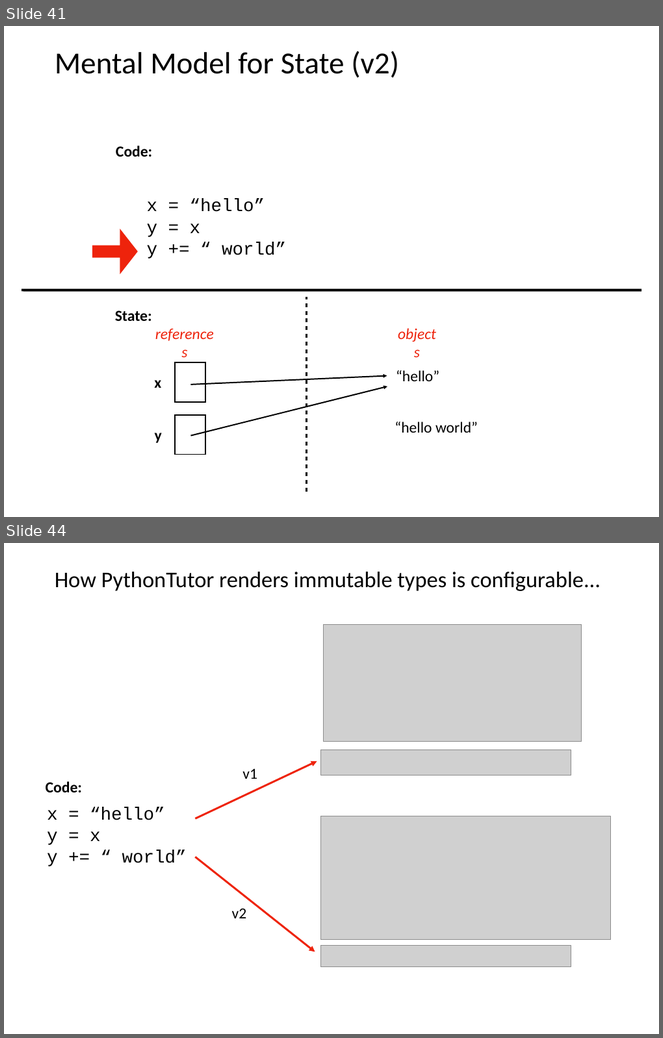
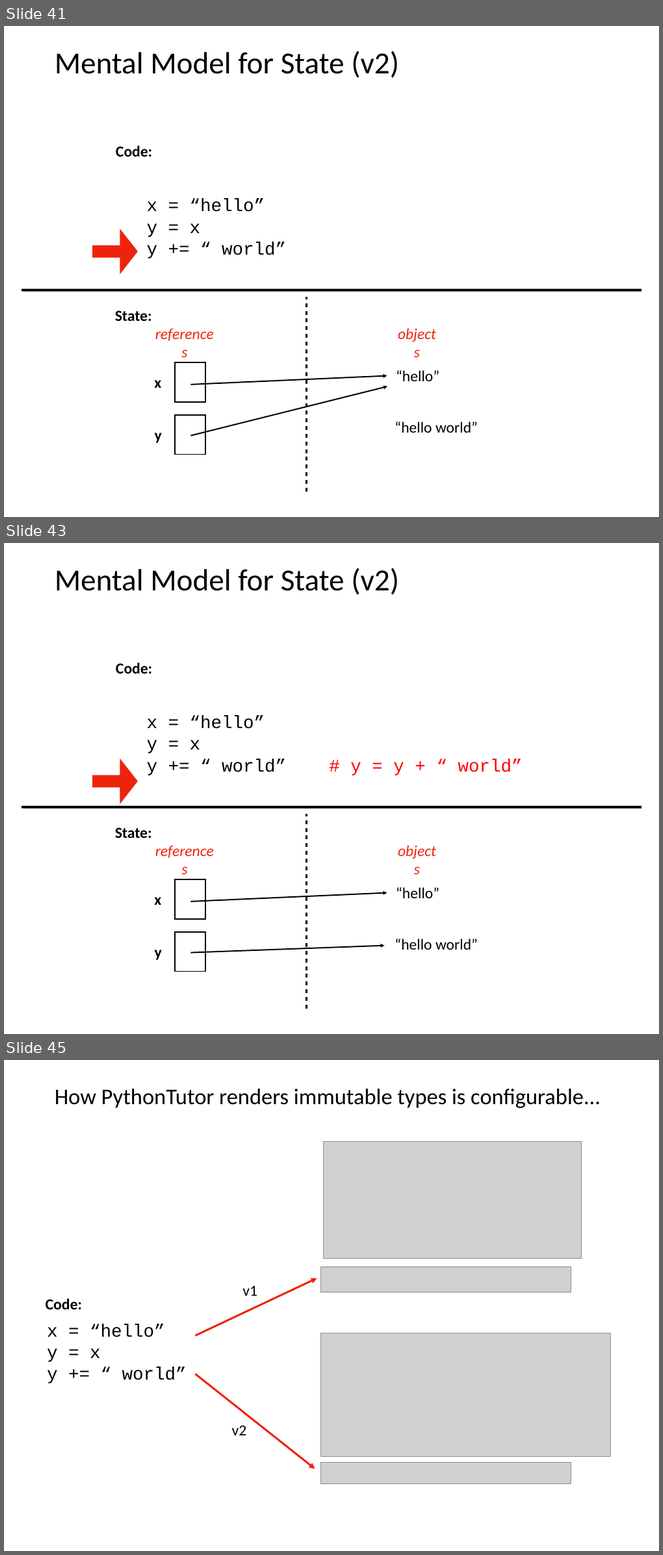
Before and after one commit to rogersjeffreyl/caraza-harter-com, a slide deck: tyler/meena/cs220/s20/materials/lec_21_S20.pptx. Shown one above the other, each under a label of ours: slides 41 and 44 before the commit, slides 41, 43 and 45 after it; the slides between them are not shown. The pictures are 663x1038 and 663x1555 pixels, drawn with LibreOffice and Linux fonts; fonts in the diff are those of the drawing; grey boxes stand for pictures. Boxes give left, top, right and bottom in pixels: in the first picture for what was removed or moved away, otherwise in the second. Text is boxed around its words. In the diff, an @@ line names an element or a change of style, - is before the commit and + after.

```diff
--- a/tyler/meena/cs220/s20/materials/lec_21_S20.pptx
+++ b/tyler/meena/cs220/s20/materials/lec_21_S20.pptx
@@ slide 43 added at (4, 543, 659, 1034), background #FFFFFF @@
@@ title added at (55, 568, 399, 595), 48 pt, text #000000 @@
+Mental Model for State (v2)
@@ text added at (116, 663, 152, 674), 24 pt, text #000000, bold @@
+Code:
@@ text added at (147, 716, 523, 776), 28 pt, text #000000 @@
+x = “hello”
+y = x
+y += “ world” # y = y + “ world”
@@ right arrow added at (92, 759, 138, 804), fill #EE230C @@
@@ line added from (22, 808) to (642, 808), #000000 4 pt @@
@@ line added from (306, 1009) to (306, 814), #000000 3 pt @@
@@ text added at (115, 828, 152, 838), 24 pt, text #000000, bold @@
+State:
@@ text added at (153, 848, 217, 871), 24 pt, text #EE230C, italic @@
+references
@@ text added at (396, 848, 441, 871), 24 pt, text #EE230C, italic @@
+objects
@@ rectangle added at (175, 880, 206, 919), fill #FFFFFF, outline #000000 2 pt @@
@@ arrow added from (191, 902) to (388, 893), #000000 2 pt @@
@@ text added at (396, 887, 440, 899), 24 pt, text #000000 @@
+“hello”
@@ text added at (154, 897, 161, 905), 24 pt, text #000000, bold @@
+x
@@ rectangle added at (175, 932, 206, 971), fill #FFFFFF, outline #000000 2 pt @@
@@ text added at (155, 950, 162, 960), 24 pt, text #000000, bold @@
+y
@@ arrow added from (191, 953) to (385, 946), #000000 2 pt @@
@@ text added at (395, 939, 478, 950), 24 pt, text #000000 @@
+“hello world”
@@ what was slide 44 is now slide 45 @@
```
Also in this commit, not shown: 5 slides changed, 1 other file.
